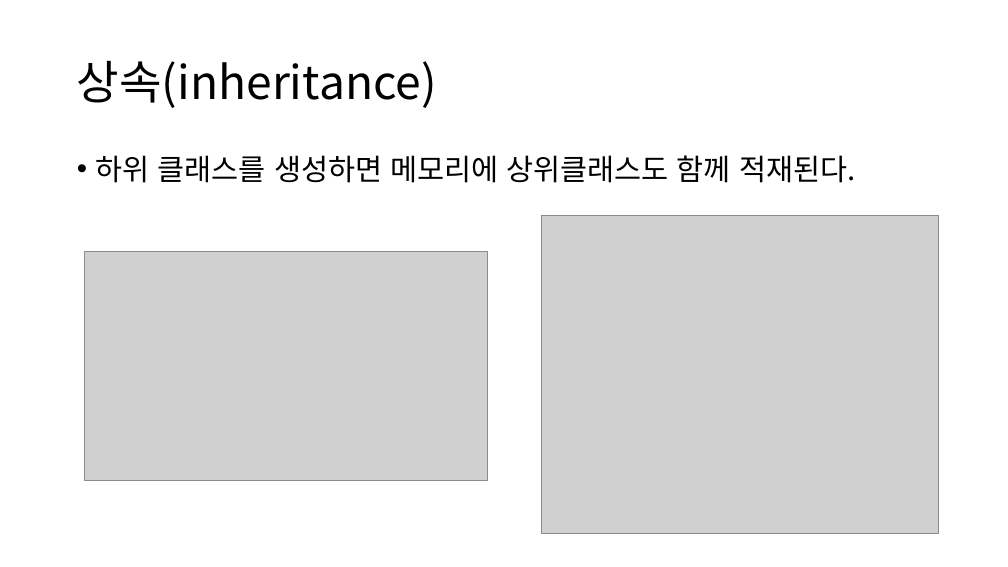
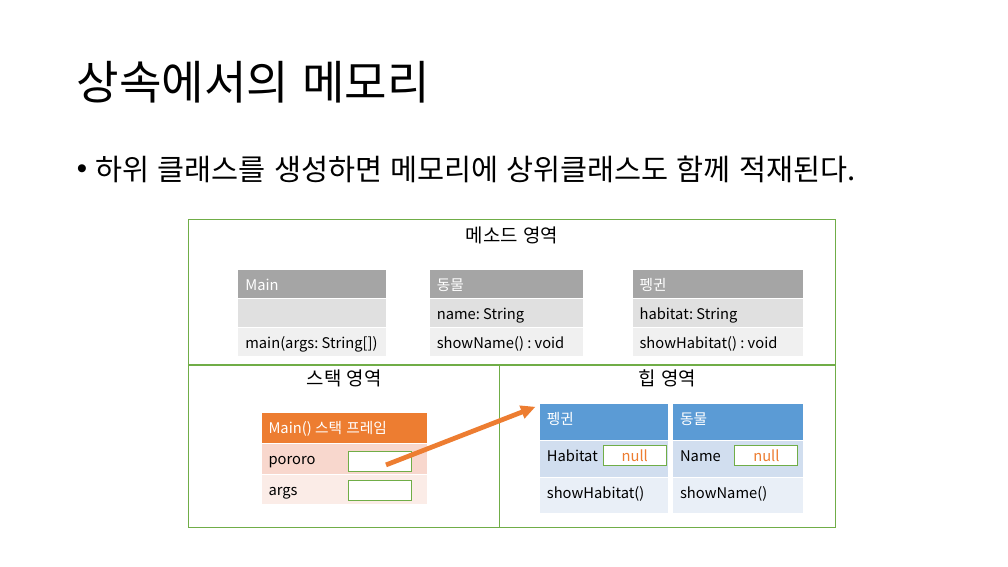
Before and after one commit to YonghoChoi/develop-note, a slide deck: slide 22 of ppt/객체지향 기본.pptx (slide 13 before the commit). Drawn at 1008x567 pixels with LibreOffice and Linux fonts; fonts in the diff are those of the drawing; grey boxes stand for pictures. Boxes give left, top, right and bottom in pixels: in the first picture for what was removed or moved away, otherwise in the second. Text is boxed around its words. In the diff, an @@ line names an element or a change of style, - is before the commit and + after.

```diff
--- a/ppt/객체지향 기본.pptx
+++ b/ppt/객체지향 기본.pptx
@@ title at [77, 60, 429, 103]: text changed @@
-상속(inheritance)
+상속에서의 메모리
@@ rectangle added at [189, 219, 836, 364], fill #FFFFFF, outline #70AD47 1 pt, 18 pt, text #000000 @@
+메소드 영역
@@ picture removed at [542, 216, 939, 534] @@
@@ picture removed at [85, 252, 487, 480] @@
@@ table added at [238, 270, 386, 356], 3 rows, 1 columns @@
+Main
+
+main(args: String[])
@@ table added at [430, 270, 583, 355], 3 rows, 1 columns @@
+동물
+name: String
+showName() : void
@@ table added at [632, 270, 804, 355], 3 rows, 1 columns @@
+펭귄
+habitat: String
+showHabitat() : void
@@ rectangle added at [189, 365, 500, 527], fill #FFFFFF, outline #70AD47 1 pt, 18 pt, text #000000 @@
+스택 영역
@@ rectangle added at [500, 365, 836, 527], fill #FFFFFF, outline #70AD47 1 pt, 18 pt, text #000000 @@
+힙 영역
@@ table added at [261, 413, 427, 505], 3 rows, 1 columns @@
+Main() 스택 프레임
+pororo
+args
@@ arrow added from (386, 465) to (535, 407), #ED7D31 4.5 pt @@
@@ table added at [539, 404, 668, 514], 3 rows, 1 columns @@
+펭귄
+Habitat
+showHabitat()
@@ table added at [673, 404, 804, 514], 3 rows, 1 columns @@
+동물
+Name
+showName()
@@ rectangle added at [603, 446, 667, 467], fill #FFFFFF, outline #70AD47 1 pt, 14 pt, text #ED7D31 @@
+null
@@ rectangle added at [735, 446, 799, 467], fill #FFFFFF, outline #70AD47 1 pt, 14 pt, text #ED7D31 @@
+null
@@ rectangle added at [349, 451, 412, 472], fill #FFFFFF, outline #70AD47 1 pt @@
@@ rectangle added at [349, 481, 412, 501], fill #FFFFFF, outline #70AD47 1 pt @@
```
Also in this commit, not shown: 13 other slides changed, 27 slides added, 1 other file.
